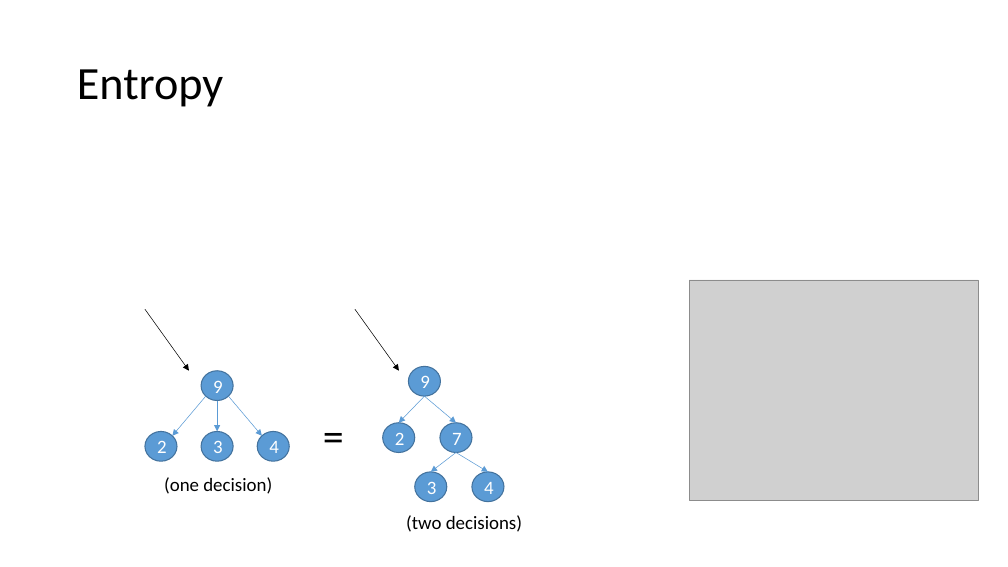
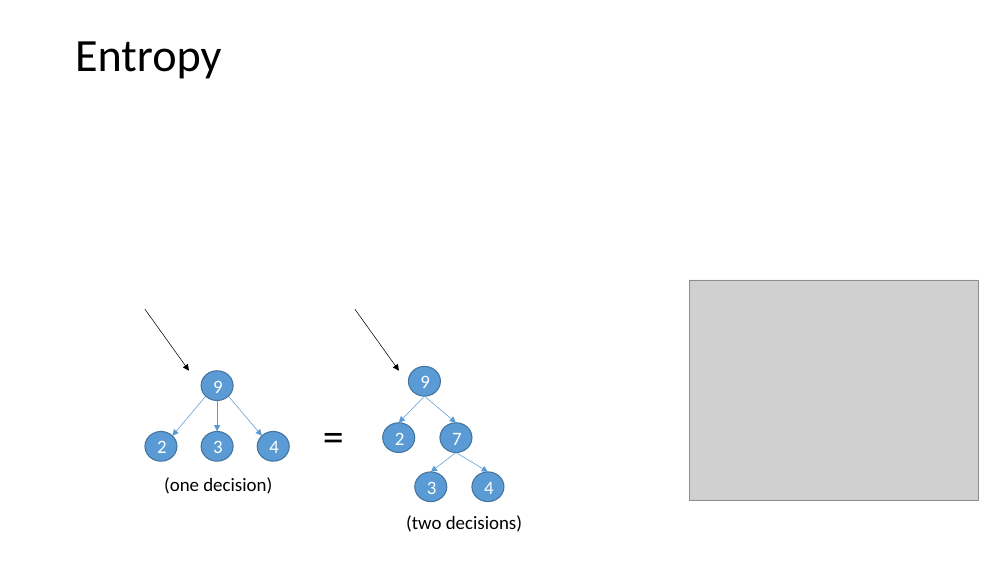
Before and after one commit to russellu/cs405, a slide deck: slide 5 of Lecture_05.pptx. Drawn at 1008x567 pixels with LibreOffice and Linux fonts; fonts in the diff are those of the drawing; grey boxes stand for pictures. Boxes give left, top, right and bottom in pixels: in the first picture for what was removed or moved away, otherwise in the second. Text is boxed around its words. In the diff, an @@ line names an element or a change of style, - is before the commit and + after.

```diff
--- a/Lecture_05.pptx
+++ b/Lecture_05.pptx
@@ title "Entropy": place and size @@
-title "Entropy" at box(77, 69, 224, 107)
+title "Entropy" at box(75, 41, 222, 79)
```
Also in this commit, not shown: 5 other slides changed.
